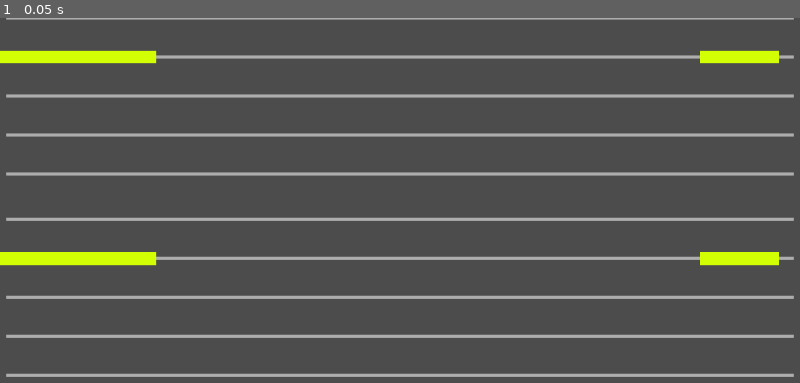
Above: before the commit, frame 1.
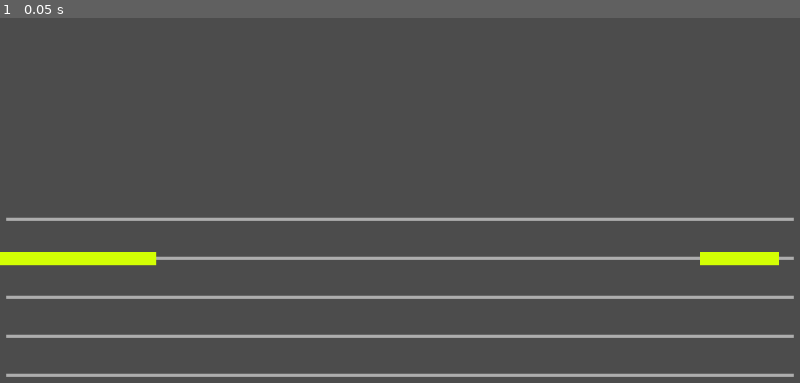
Above: after the commit, the same moment.

Repository: slavi010/ludumdare-47
Game: Godot game, scene res://Main.tscn
Same seed, same stepped clock (60 frames per second), same inputs: the game is played once before the commit and once after it.
Inputs:
- Up to frame 1 (0.05 s): no input

The runs differ from the first frame. In frame 1, 5.7% of the frame differs, in the area x 0-100%, y 0-44%.

Commit message:
resolved Main.tscn

Diff:
--- a/src/Player/Dodo.gd
+++ b/src/Player/Dodo.gd
@@ -4,7 +4,7 @@
 
 
 
-var nbsp = clamp(nbsp, 0, 3) #Le nombre de sp va de 0 à 3
+var nbsp = 3 #Le nombre de sp va de 0 à 3
 
 # Called when the node enters the scene tree for the first time.
 func _ready():
Not shown: 2 places in src/Main.tscn that only renumber resources
